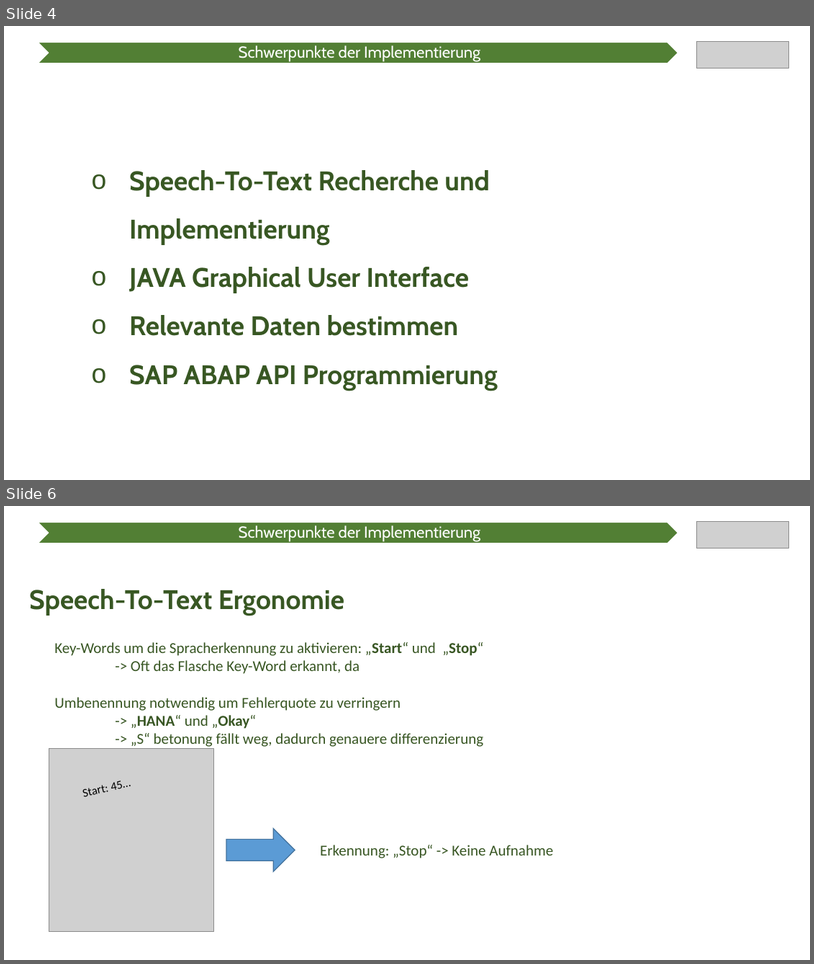
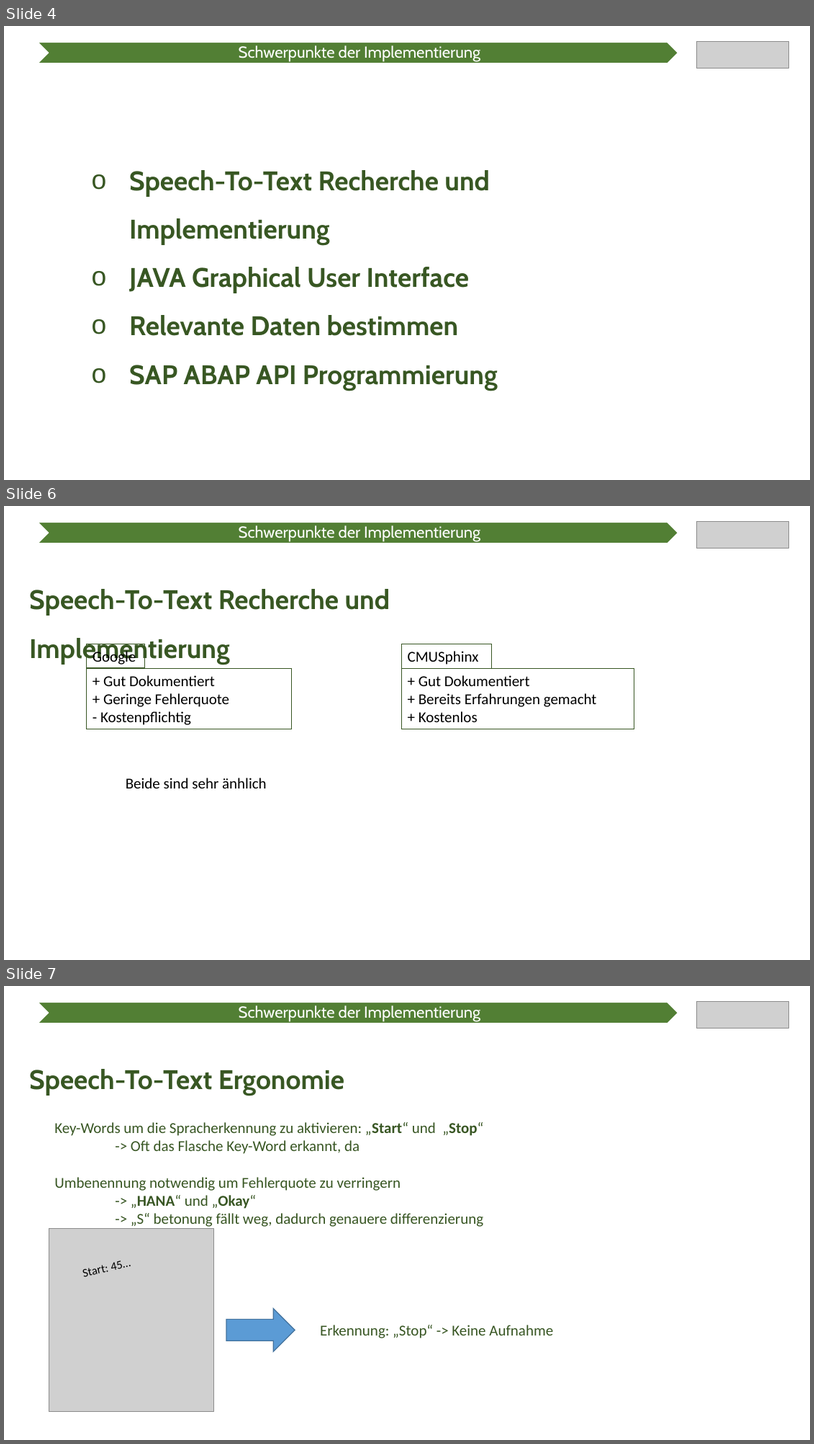
Before and after one commit to Ratoh/SAPLEXA, a slide deck: CavallaroAngelo/Präsentation Wahlmodulvorstellung/SAPlexa Präsentation.pptx. Shown one above the other, each under a label of ours: slides 4 and 6 before the commit, slides 4, 6 and 7 after it; the slides between them are not shown. The pictures are 814x964 and 814x1444 pixels, drawn with LibreOffice and Linux fonts; fonts in the diff are those of the drawing; grey boxes stand for pictures. Boxes give left, top, right and bottom in pixels: in the first picture for what was removed or moved away, otherwise in the second. Text is boxed around its words. In the diff, an @@ line names an element or a change of style, - is before the commit and + after.

```diff
--- a/CavallaroAngelo/Präsentation Wahlmodulvorstellung/SAPlexa Präsentation.pptx
+++ b/CavallaroAngelo/Präsentation Wahlmodulvorstellung/SAPlexa Präsentation.pptx
@@ slide 6 added at (4,506,810,960), background #FFFFFF @@
@@ chevron added at (37,523,679,543), fill #538035, outline #FFFFFF 1.5 pt @@
@@ text added at (239,525,481,542), 19 pt, text #FFFFFF @@
+Schwerpunkte der Implementierung
@@ picture added at (697,521,790,548) @@
@@ text added at (29,589,391,664), 32 pt, text #385723, bold @@
+Speech-To-Text Recherche und Implementierung
@@ rectangle added at (86,644,145,668), outline #385723 0.75 pt, 18 pt, text #000000 @@
+Google
@@ rectangle added at (402,644,492,668), outline #385723 0.75 pt, 18 pt, text #000000 @@
+CMUSphinx
@@ rectangle added at (86,668,292,729), outline #385723 0.75 pt, 18 pt, text #000000 @@
++ Gut Dokumentiert
++ Geringe Fehlerquote
+- Kostenpflichtig
@@ rectangle added at (402,668,635,729), outline #385723 0.75 pt, 18 pt, text #000000 @@
++ Gut Dokumentiert
++ Bereits Erfahrungen gemacht
++ Kostenlos
@@ text added at (126,777,267,788), 18 pt, text #000000 @@
+Beide sind sehr änhlich
@@ what was slide 6 is now slide 7 @@
```
Also in this commit, not shown: 3 slides changed.
